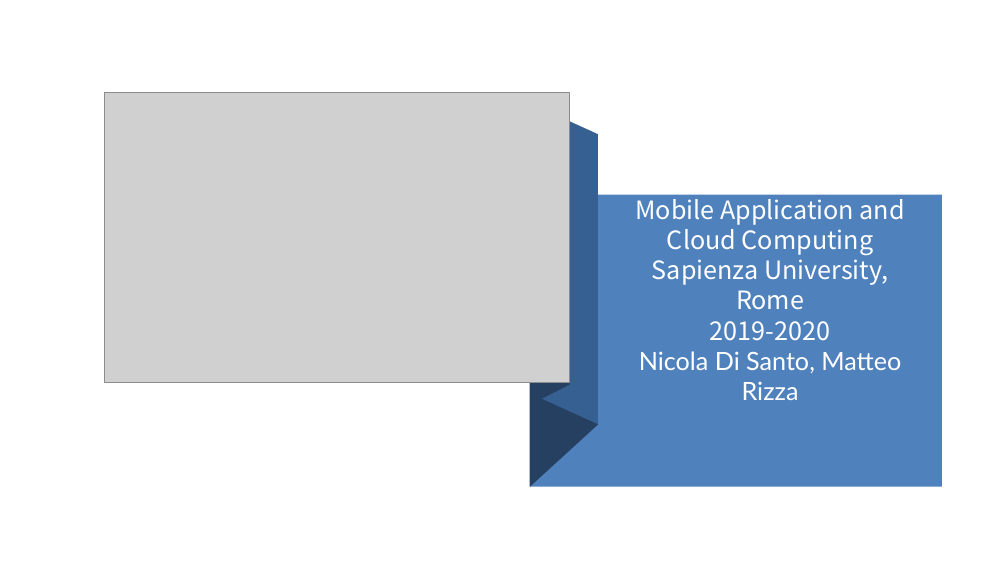
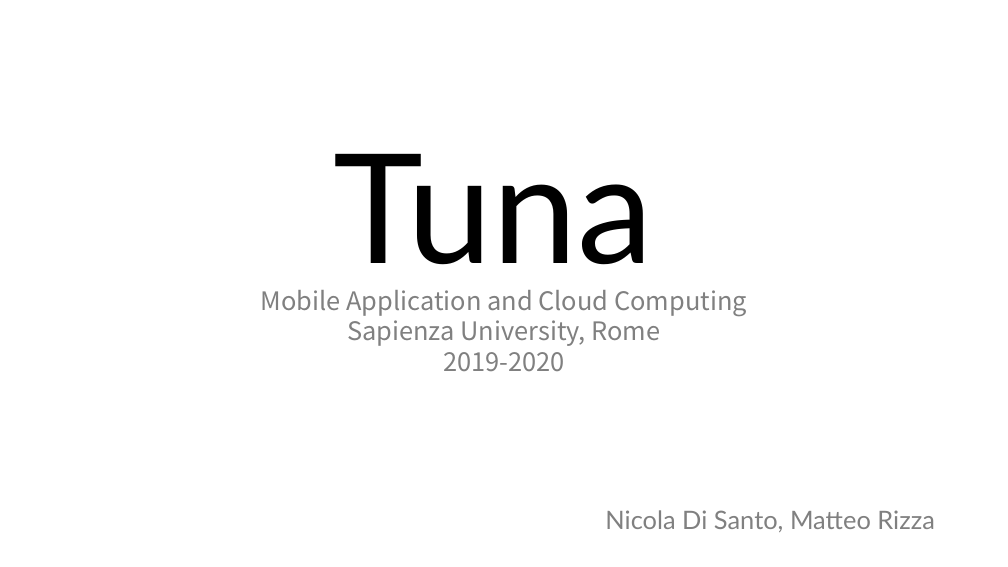
Before and after one commit to nicoDs96/recipes-SE, a slide deck: slide 1 of MACC APP SLIDES/tuna_pres.pptx. Drawn at 1008x567 pixels with LibreOffice and Linux fonts; fonts in the diff are those of the drawing; grey boxes stand for pictures. Boxes give left, top, right and bottom in pixels: in the first picture for what was removed or moved away, otherwise in the second. Text is boxed around its words. In the diff, an @@ line names an element or a change of style, - is before the commit and + after.

```diff
--- a/MACC APP SLIDES/tuna_pres.pptx
+++ b/MACC APP SLIDES/tuna_pres.pptx
@@ picture removed at bbox=[104, 92, 571, 382] @@
@@ freeform shape removed at bbox=[542, 109, 598, 424] @@
@@ freeform shape removed at bbox=[542, 93, 570, 400] @@
@@ freeform shape removed at bbox=[531, 137, 598, 488] @@
@@ text added at bbox=[334, 153, 654, 265], 120 pt, text #000000 @@
+Tuna
@@ rectangle removed at bbox=[530, 195, 942, 487] @@
@@ text "Mobile Application and Cloud Computing": place and size @@
-text "Mobile Application and Cloud Computing" at bbox=[635, 193, 905, 400]
+text "Mobile Application and Cloud Computing" at bbox=[260, 290, 747, 371]
@@ text "Mobile Application and Cloud Computing" at bbox=[260, 290, 747, 371]: size 19.8 to 20 pt, text colour #FFFFFF to #808080; vertical alignment bottom to middle @@
@@ text at bbox=[639, 351, 901, 400]: paragraph removed @@
-Nicola Di Santo, Matteo Rizza
@@ text added at bbox=[605, 510, 935, 532], 20 pt, text #808080 @@
+Nicola Di Santo, Matteo Rizza
```
Also in this commit, not shown: 6 other slides changed, 4 other files.
